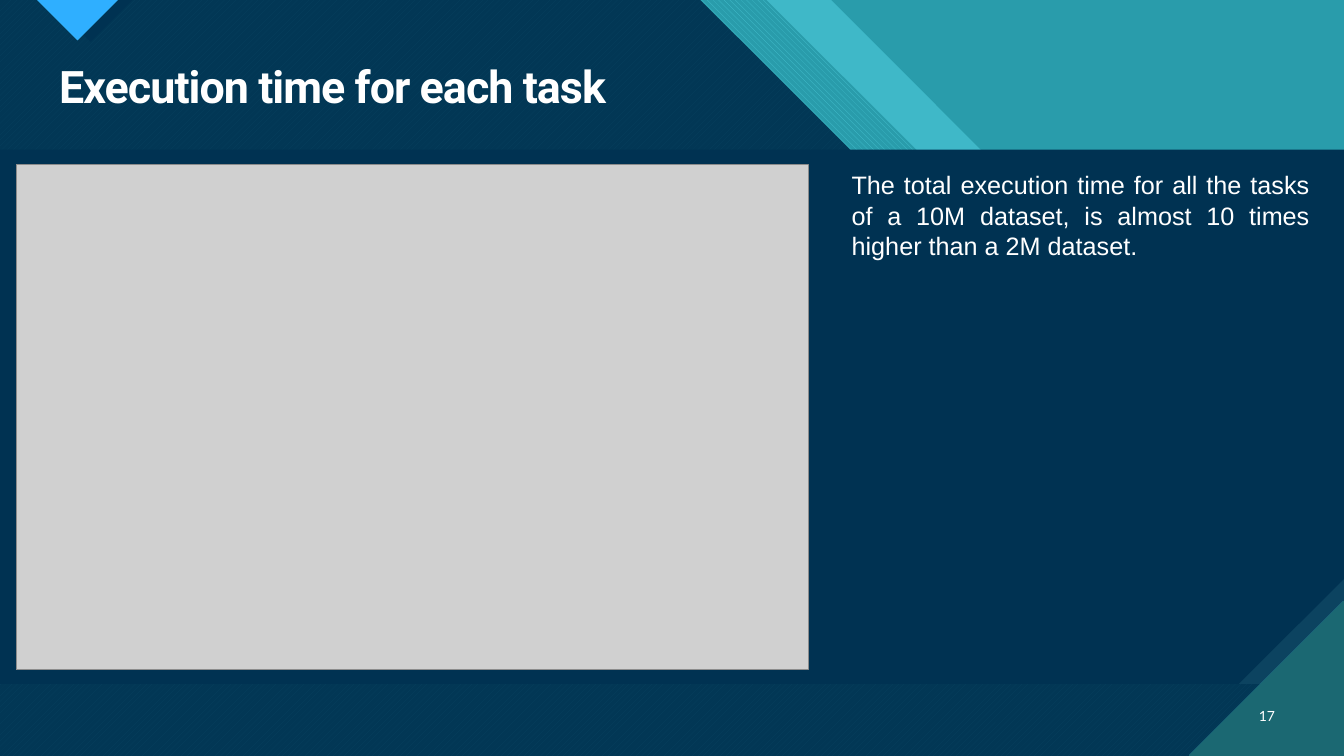
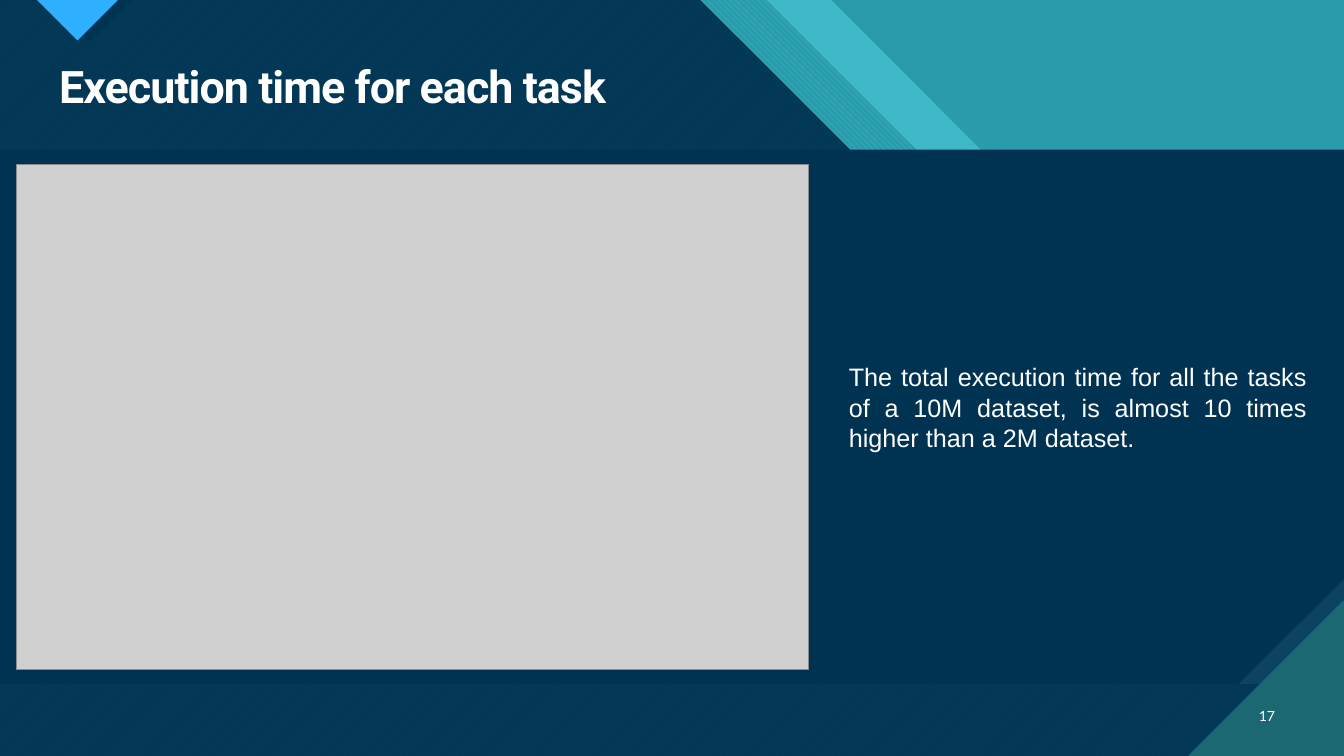
Before and after one commit to MnAppsNet/DominanceQueries, a slide deck: slide 17 of reports/report_presentation.pptx. Drawn at 1344x756 pixels with LibreOffice and Linux fonts; fonts in the diff are those of the drawing; grey boxes stand for pictures; background and template pictures are left out; a plain dark background stands for a picture behind light text. Boxes give left, top, right and bottom in pixels: in the first picture for what was removed or moved away, otherwise in the second. Text is boxed around its words. In the diff, an @@ line names an element or a change of style, - is before the commit and + after.

```diff
--- a/reports/report_presentation.pptx
+++ b/reports/report_presentation.pptx
@@ text "The total execution time for ...": place and size @@
-text "The total execution time for ..." at [852, 175, 1309, 261]
+text "The total execution time for ..." at [849, 367, 1307, 452]
```
Also in this commit, not shown: 4 other slides changed, 2 slides added, 2 slides removed, 4 other files.
